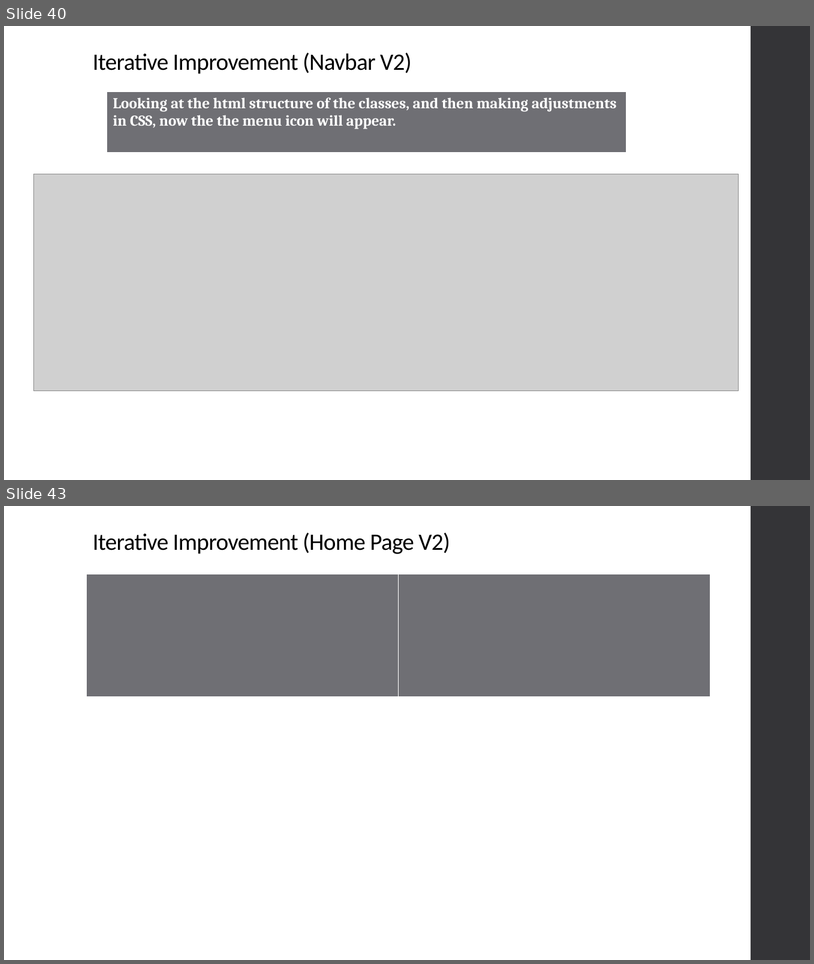
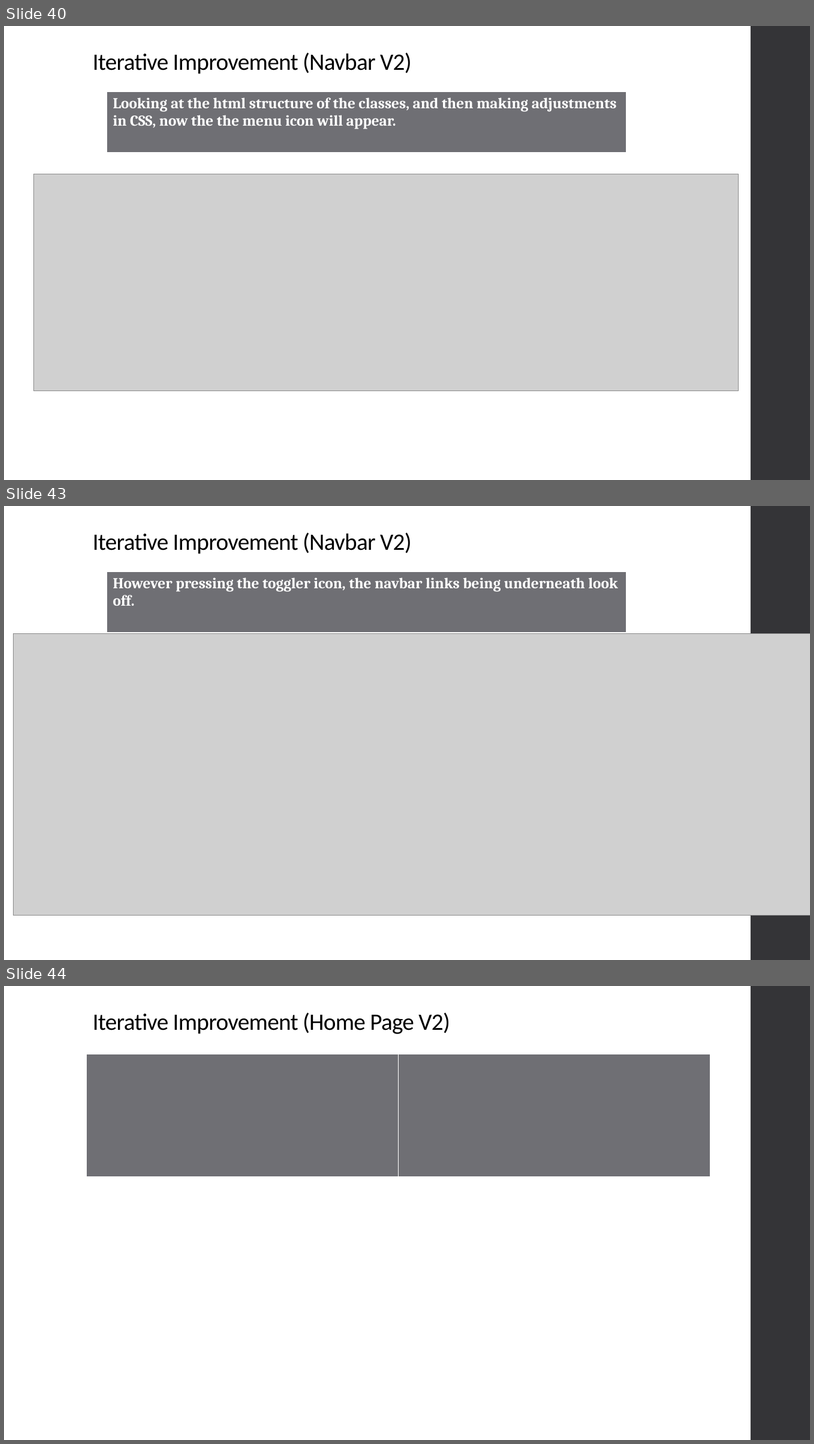
Before and after one commit to niuqaoJ-life/jollibee-fanpage, a slide deck: AS91903_91906_Evidence_Joaquin_Badenas.pptx. Shown one above the other, each under a label of ours: slides 40 and 43 before the commit, slides 40, 43 and 44 after it; the slides between them are not shown. The pictures are 814x964 and 814x1444 pixels, drawn with LibreOffice and Linux fonts; fonts in the diff are those of the drawing; grey boxes stand for pictures. Boxes give left, top, right and bottom in pixels: in the first picture for what was removed or moved away, otherwise in the second. Text is boxed around its words. In the diff, an @@ line names an element or a change of style, - is before the commit and + after.

Commit message:
added spacing between links in navbar

```diff
--- a/AS91903_91906_Evidence_Joaquin_Badenas.pptx
+++ b/AS91903_91906_Evidence_Joaquin_Badenas.pptx
@@ slide 43 added at [4,506,810,960], background #FFFFFF; not listed: 1 template element that a slide beside it also shows @@
@@ title added at [93,532,412,554], 28 pt, text #000000 @@
+Iterative Improvement (Navbar V2)
@@ table added at [107,572,627,634], 1 rows, 1 columns @@
+However pressing the toggler icon, the navbar links being underneath look off.
@@ picture added at [13,633,810,915] @@
@@ what was slide 43 is now slide 44 @@
```
Also in this commit, not shown: 1 slide changed, 1 other slide added, 1 slide removed, 1 other file.
